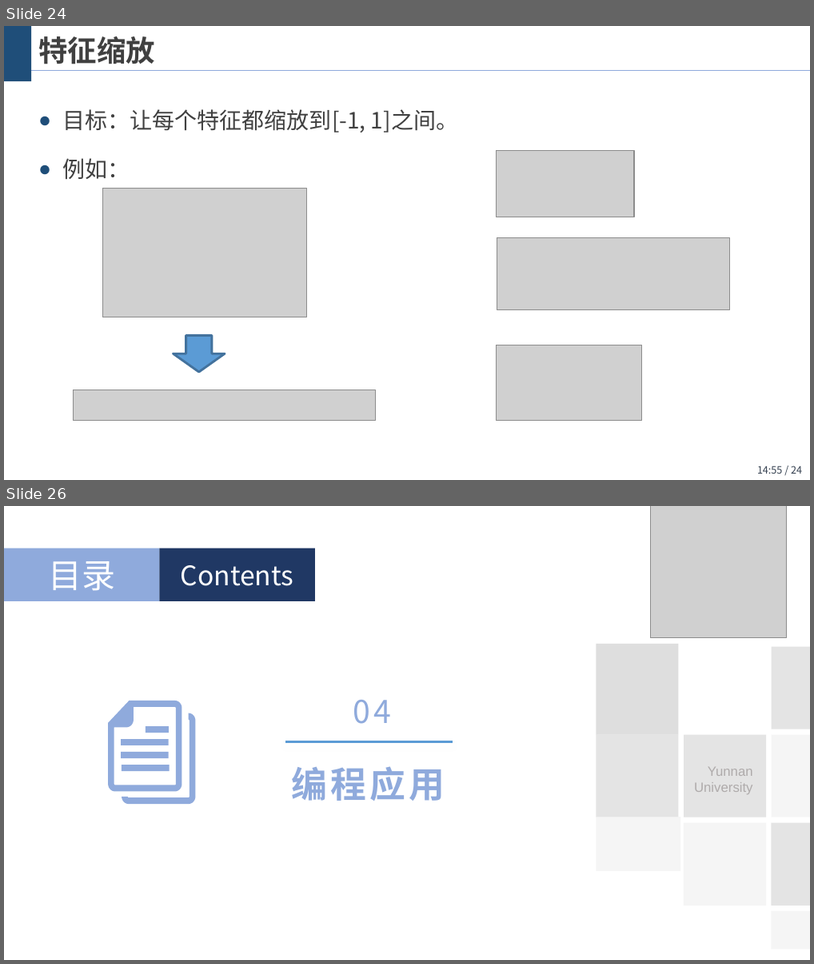
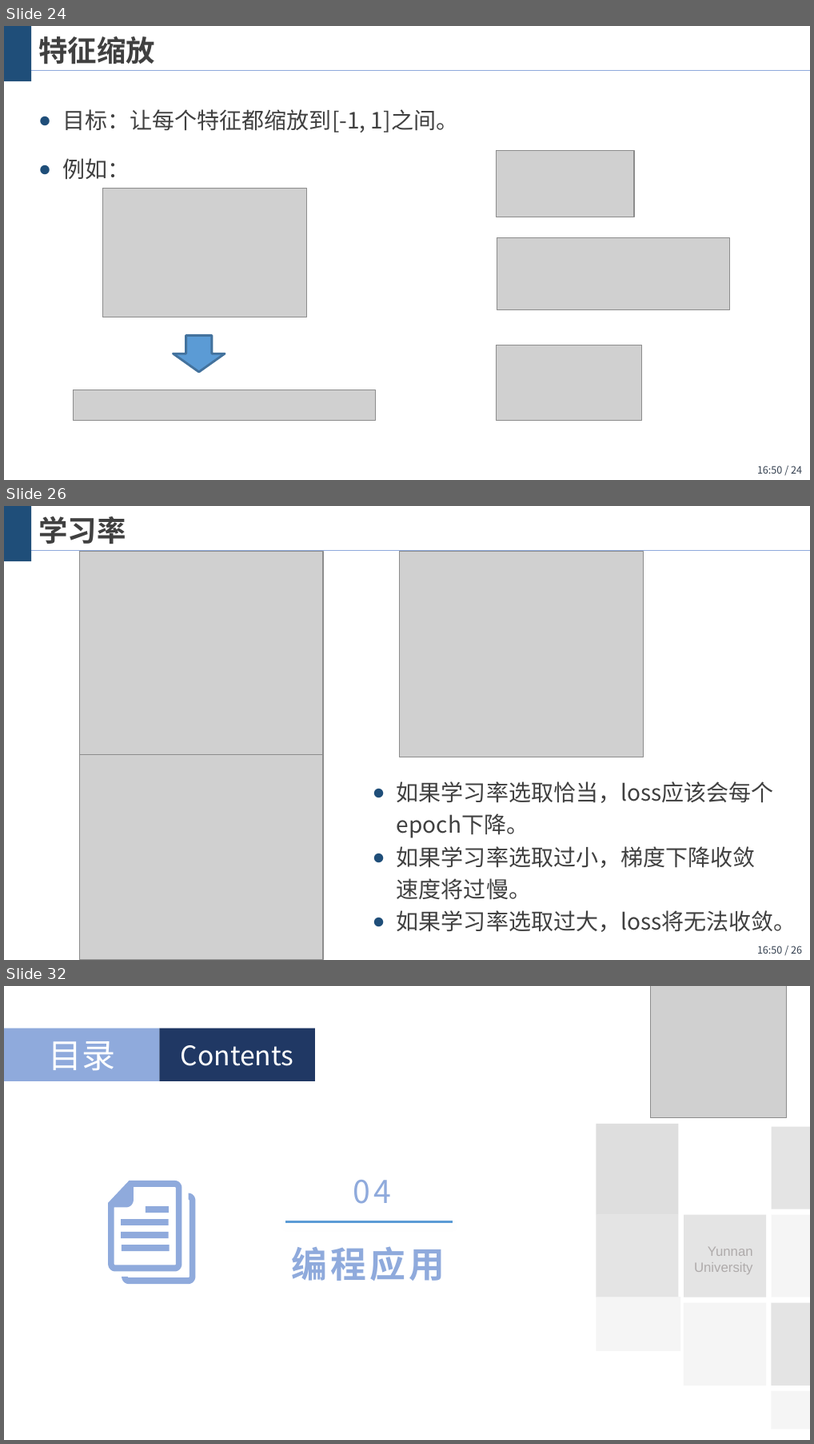
Before and after one commit to wangjin0818/Artificial_Intelligence_2021, a slide deck: chapter 02 - Linear regression with multiple variables/多变量线性回归.pptx. Shown one above the other, each under a label of ours: slides 24 and 26 before the commit, slides 24, 26 and 32 after it; the slides between them are not shown. The pictures are 814x964 and 814x1444 pixels, drawn with LibreOffice and Linux fonts; fonts in the diff are those of the drawing; grey boxes stand for pictures; background and template pictures are left out. Boxes give left, top, right and bottom in pixels: in the first picture for what was removed or moved away, otherwise in the second. Text is boxed around its words. In the diff, an @@ line names an element or a change of style, - is before the commit and + after.

```diff
--- a/chapter 02 - Linear regression with multiple variables/多变量线性回归.pptx
+++ b/chapter 02 - Linear regression with multiple variables/多变量线性回归.pptx
@@ slide 26 added at box(4, 506, 810, 960), background #FFFFFF; not listed: 3 template elements that a slide beside it also shows @@
@@ title added at box(38, 516, 126, 544), 26 pt, text #404040, bold @@
+学习率
@@ picture added at box(79, 552, 322, 756) @@
@@ picture added at box(400, 552, 643, 756) @@
@@ picture added at box(79, 754, 322, 959) @@
@@ text added at box(397, 781, 797, 932), 20 pt, text #404040 @@
+● 如果学习率选取恰当，loss应该会每个epoch下降。
+● 如果学习率选取过小，梯度下降收敛速度将过慢。
+● 如果学习率选取过大，loss将无法收敛。
@@ page number at box(758, 465, 802, 473): text changed @@
-14:55 / 24
+16:50 / 24
@@ what was slide 26 is now slide 32 @@
```
Also in this commit, not shown: 10 slides changed, 5 other slides added, 2 slides removed.
